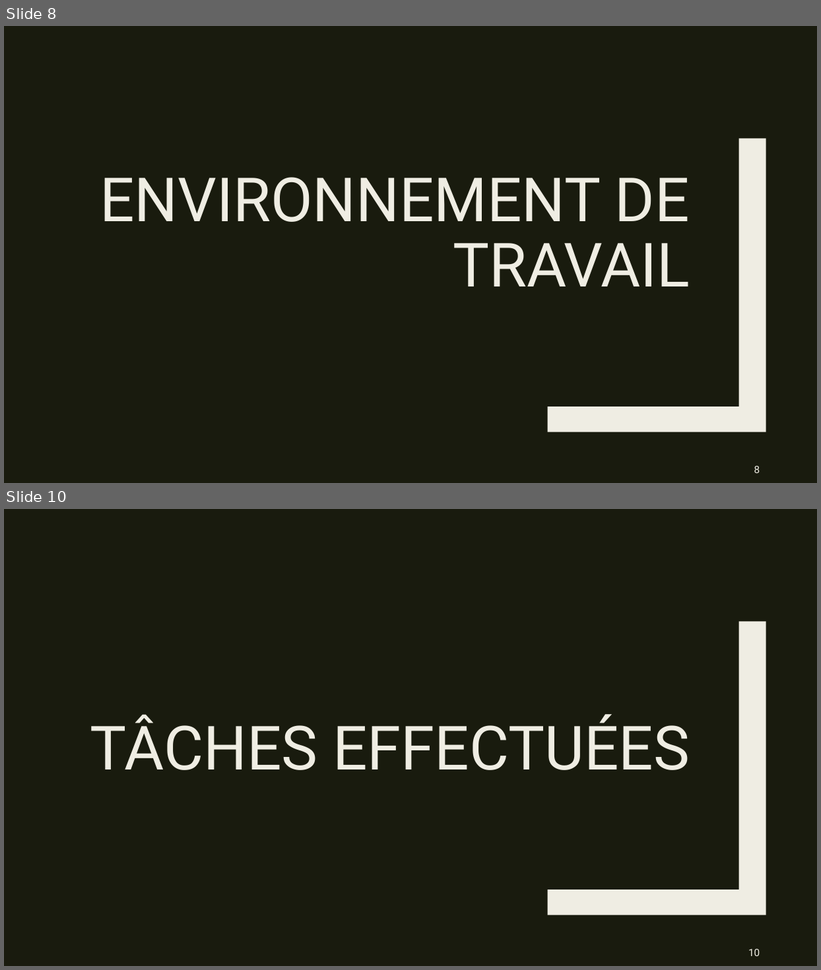
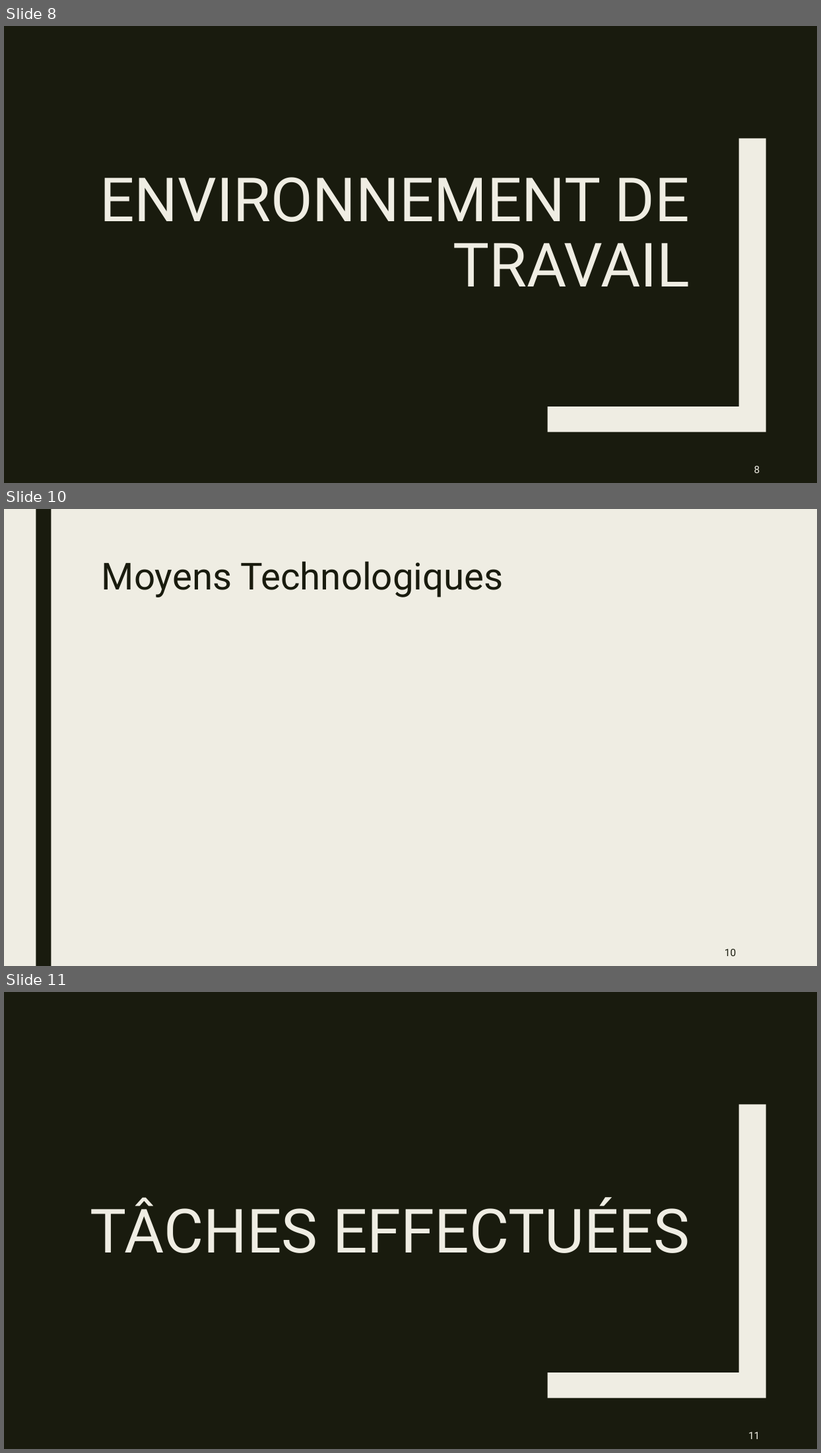
Before and after one commit to Yoan15/CDA22-23_yoan, a slide deck: ressources/CDA_Projet_Repotech_Yoan_Deconinck.pptx. Shown one above the other, each under a label of ours: slides 8 and 10 before the commit, slides 8, 10 and 11 after it; the slides between them are not shown. The pictures are 821x970 and 821x1453 pixels, drawn with LibreOffice and Linux fonts; fonts in the diff are those of the drawing. Boxes give left, top, right and bottom in pixels: in the first picture for what was removed or moved away, otherwise in the second. Text is boxed around its words. In the diff, an @@ line names an element or a change of style, - is before the commit and + after.

```diff
--- a/ressources/CDA_Projet_Repotech_Yoan_Deconinck.pptx
+++ b/ressources/CDA_Projet_Repotech_Yoan_Deconinck.pptx
@@ slide 10 added at box(4, 509, 817, 966), background #EFEDE3 @@
@@ rectangle added at box(36, 509, 51, 966), fill #191B0E @@
@@ title added at box(102, 561, 503, 597), 44 pt, text #191B0E @@
+Moyens Technologiques
@@ page number added at box(725, 949, 736, 956), 12 pt, text #191B0E @@
+10
@@ what was slide 10 is now slide 11 @@
@@ page number at box(748, 1432, 760, 1439): text changed @@
-10
+11
```
Also in this commit, not shown: 1 slide changed, 7 other slides added, 1 slide removed, 1 other file.
